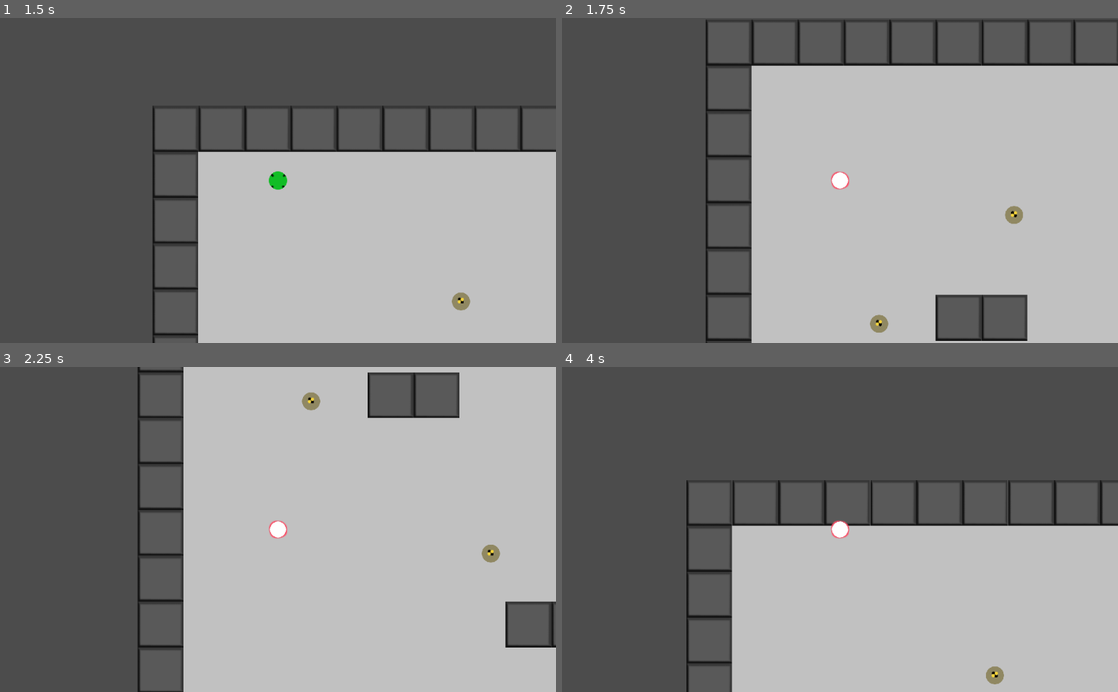
Above: before the commit, frames 1-4 (two rows, left to right).
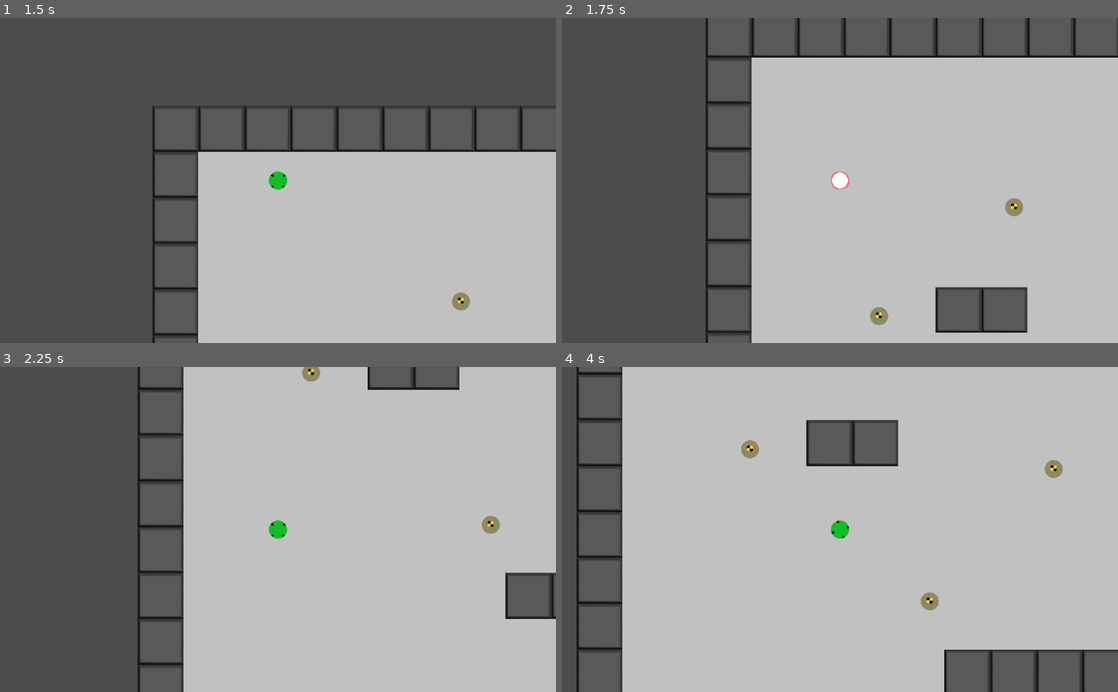
Above: after the commit, the same moments.

Repository: vinnicci/ball-istic
Game: Godot game, scene res://scenes/level/TestLevel.tscn
Same seed, same stepped clock (60 frames per second), same inputs: the game is played once before the commit and once after it. The project has no main scene, so this scene is started directly.
Inputs:
- Up to frame 1 (1.5 s): tap Enter at 0.5 s; hold F (move_right) 0.53-1.28 s; tap Space (charge_roll) at 0.6 s; hold D (move_down) from 1.28 s (still down); tap A (change_mode) at 1.35 s
- Up to frame 2 (1.75 s): keep holding D (move_down); tap Space (charge_roll) at 1.55 s
- Up to frame 3 (2.25 s): release D (move_down) at 2.03 s; hold F (move_right) from 2.03 s (still down); tap Space (charge_roll) at 2.1 s
- Up to frame 4 (4 s): release F (move_right) at 2.78 s; hold E (move_up) 2.78-3.53 s; tap Space (charge_roll) at 2.85, 3.8 s; hold S (move_left) from 3.53 s (still down); tap A (change_mode) at 3.6 s

Frame 1 is identical in both runs. In frame 2, 5.6% of the frame differs, in the area x 25-100%, y 0-100%; in frame 3, 6.0%; in frame 4, 57%, in the area x 2-100%, y 0-100%.

Commit message:
charge graphical effect

Diff:
--- a/scenes/bot/TestBot.gd
+++ b/scenes/bot/TestBot.gd
@@ -5,14 +5,15 @@
 var velocity: Vector2
 var roll_mode: bool = false
 var in_control: bool = true
+const CONTROL_VELOCITY: int = 1200
 var charging: bool = false
-const CHARGE_FORCE_MULT: float = 0.6
+const CHARGE_FORCE_MULT: float = 0.7
 
 func _control():
 	pass
 
 func _physics_process(delta: float) -> void:
-	if linear_velocity.length() >= 1000:
+	if linear_velocity.length() >= CONTROL_VELOCITY:
 		in_control = false
 	else:
 		in_control = true
@@ -21,13 +22,12 @@
 	_control()
 	velocity = velocity*delta
 
-func _integrate_forces(state: Physics2DDirectBodyState) -> void:
+func _integrate_forces(_state: Physics2DDirectBodyState) -> void:
 	if roll_mode == true:
 		velocity = velocity.normalized() * roll_speed
 	else:
 		velocity = velocity.normalized() * crawl_speed
 	if charging == true:
-		if roll_mode == true:
-			apply_central_impulse(velocity * CHARGE_FORCE_MULT)
+		apply_central_impulse(velocity * CHARGE_FORCE_MULT)
 		charging = false
 	applied_force = velocity
--- a/scenes/bot/player/PlayerBot.gd
+++ b/scenes/bot/player/PlayerBot.gd
@@ -12,12 +12,11 @@
 		velocity.x -= 1
 	if Input.is_action_pressed("move_right"):
 		velocity.x += 1
-	if Input.is_action_just_released("charge_roll"):
+	if Input.is_action_just_released("charge_roll") && roll_mode == true:
 		charging = true
 
-func _physics_process(delta: float) -> void:
-	print(linear_velocity.length())
-	if linear_velocity.length() >= 1000:
+func _physics_process(_delta: float) -> void:
+	if linear_velocity.length() > 2300:
 		$Sprite.texture = load("res://assets/player/charge_effect.png")
-	else:
+	if linear_velocity.length() < 1500:
 		$Sprite.texture = load("res://assets/player/player.png")
--- a/scenes/level/TestLevel.tscn
+++ b/scenes/level/TestLevel.tscn
@@ -45,7 +45,6 @@
 
 [node name="PlayerBot" parent="." instance=ExtResource( 1 )]
 position = Vector2( 192.618, 193.916 )
-crawl_speed = 800
 
 [node name="Dummy" parent="." instance=ExtResource( 3 )]
 position = Vector2( 852.772, 541.116 )
